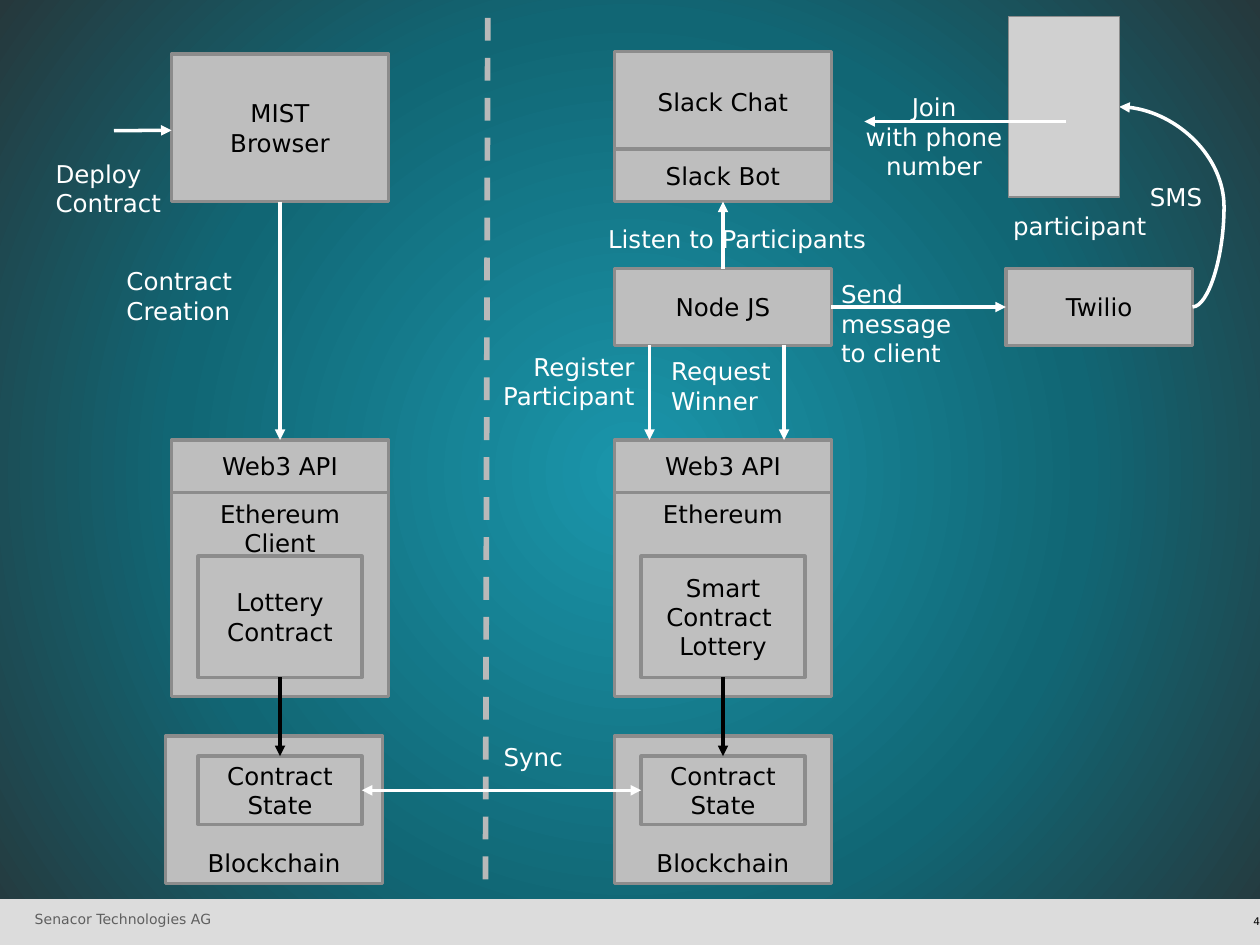
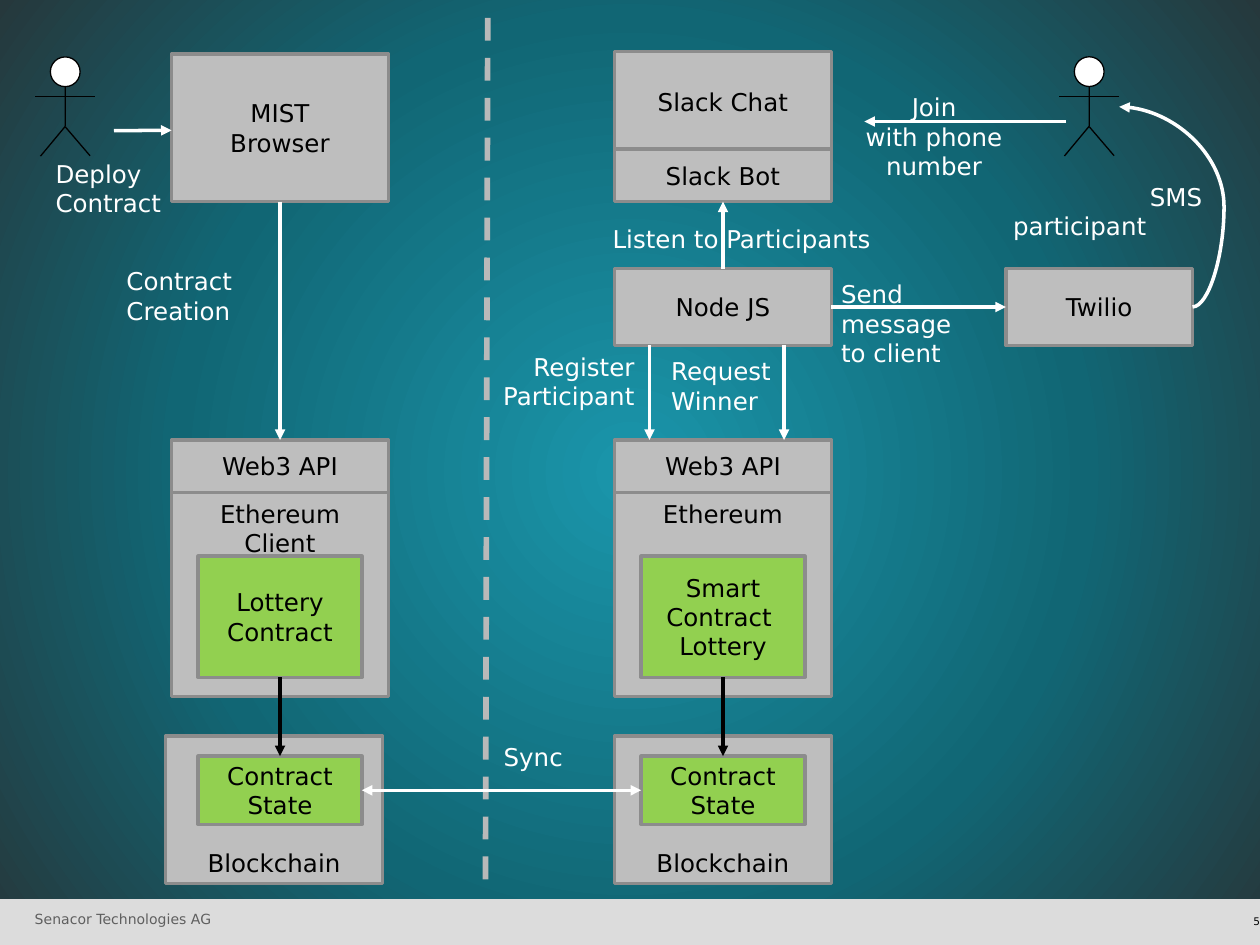
Before and after one commit to raharjaliu/tum-16, a slide deck: slide 5 of Presentation/20161112_TUM_FinalPresentation.pptx (slide 4 before the commit). Drawn at 1260x945 pixels with LibreOffice and Linux fonts; fonts in the diff are those of the drawing; grey boxes stand for pictures. Boxes give left, top, right and bottom in pixels: in the first picture for what was removed or moved away, otherwise in the second. Text is boxed around its words. In the diff, an @@ line names an element or a change of style, - is before the commit and + after.

Commit message:
update

```diff
--- a/Presentation/20161112_TUM_FinalPresentation.pptx
+++ b/Presentation/20161112_TUM_FinalPresentation.pptx
@@ picture removed at bbox=[1008, 16, 1119, 197] @@
@@ group added at bbox=[35, 57, 94, 156]: 4 lines, 1 ellipse @@
@@ group added at bbox=[1060, 57, 1119, 156]: 4 lines, 1 ellipse @@
@@ text "Listen to Participants": place and size @@
-text "Listen to Participants" at bbox=[608, 228, 866, 254]
+text "Listen to Participants" at bbox=[613, 229, 870, 253]
@@ fill #BFBFBF to #92D050 in 4 elements at bbox=[198, 556, 362, 677], bbox=[198, 756, 362, 824], bbox=[641, 756, 805, 824], bbox=[641, 556, 805, 677] @@
@@ page number at bbox=[1253, 917, 1260, 925]: text changed @@
-4
+5
```
Also in this commit, not shown: 3 other slides changed, 2 slides added.
